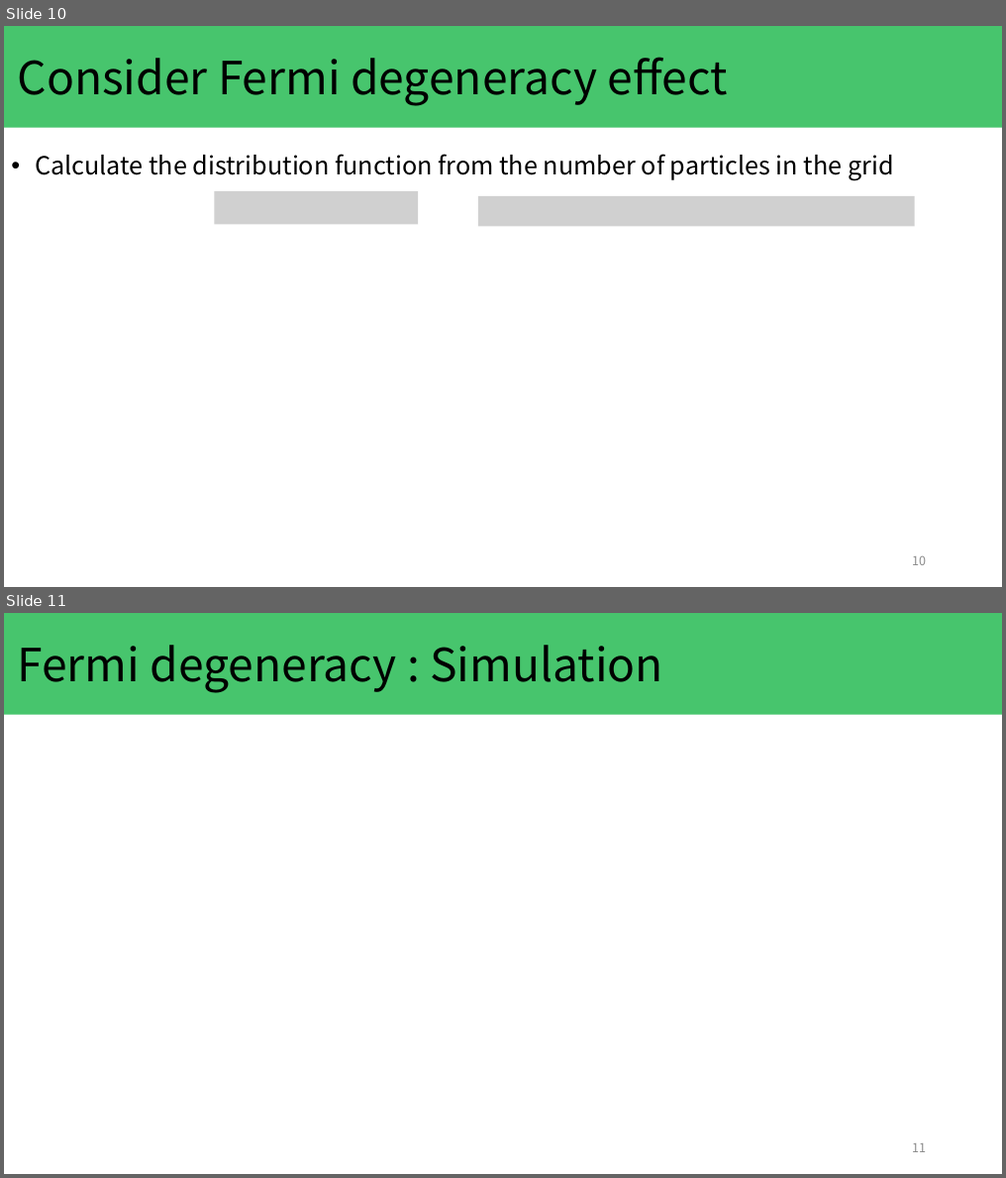
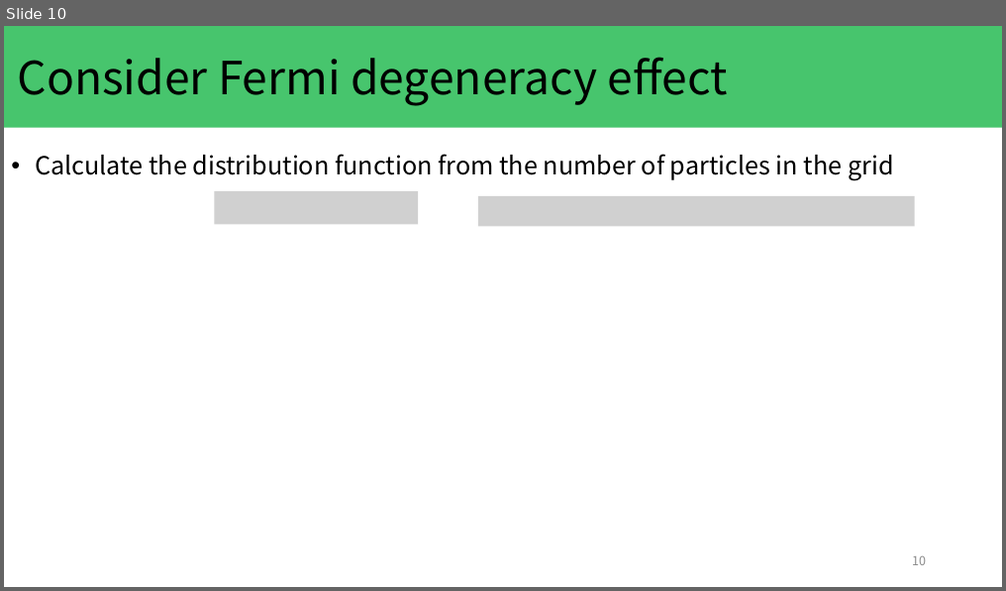
Before and after one commit to KeitoKubo/MonteCarlo-simulation-with-Fermi-degeneracy, a slide deck: presentation/kubo_20231129.pptx. Shown one above the other, each under a label of ours: slides 10 and 11 before the commit, slide 10 after it. The pictures are 1006x1178 and 1006x591 pixels, drawn with LibreOffice and Linux fonts; fonts in the diff are those of the drawing; grey boxes stand for pictures. Boxes give left, top, right and bottom in pixels: in the first picture for what was removed or moved away, otherwise in the second. Text is boxed around its words. In the diff, an @@ line names an element or a change of style, - is before the commit and + after.

```diff
--- a/presentation/kubo_20231129.pptx
+++ b/presentation/kubo_20231129.pptx
@@ slide 11 removed at [4, 613, 1002, 1174], background #FFFFFF @@
@@ rectangle removed at [4, 613, 1002, 715] @@
@@ title removed at [18, 645, 663, 693] @@
-Fermi degeneracy : Simulation
@@ page number removed at [912, 1144, 926, 1153] @@
-11
```
Also in this commit, not shown: 5 slides changed, 1 slide added, 14 other files.
